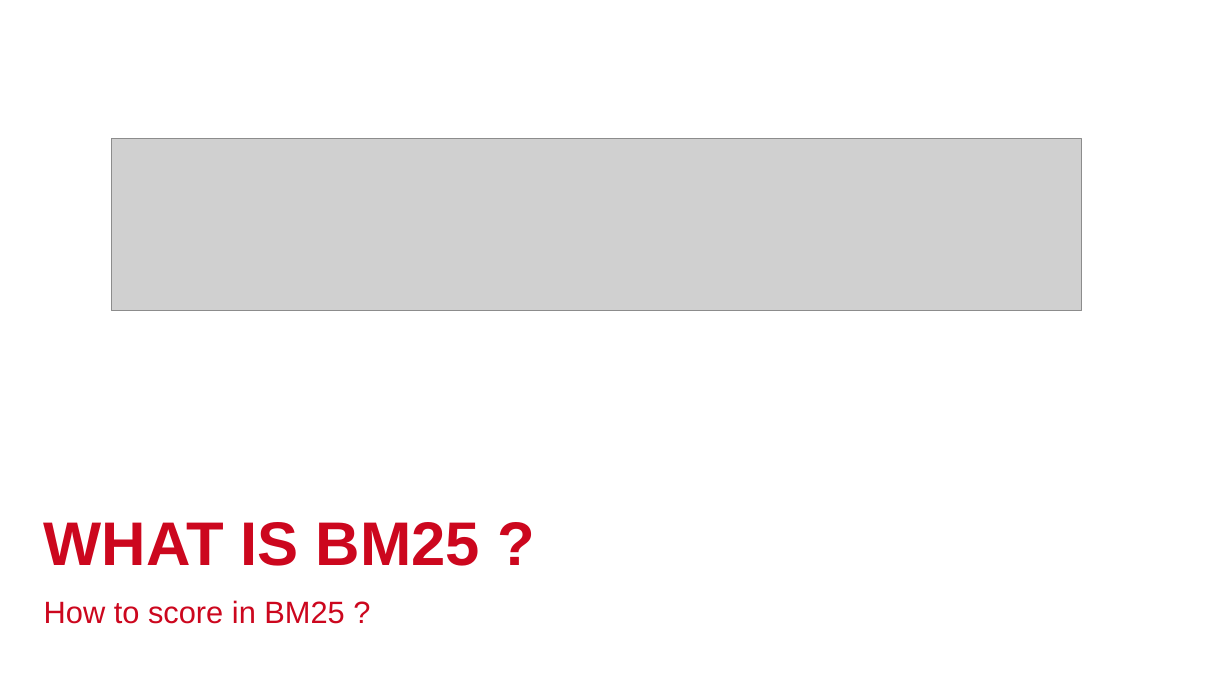
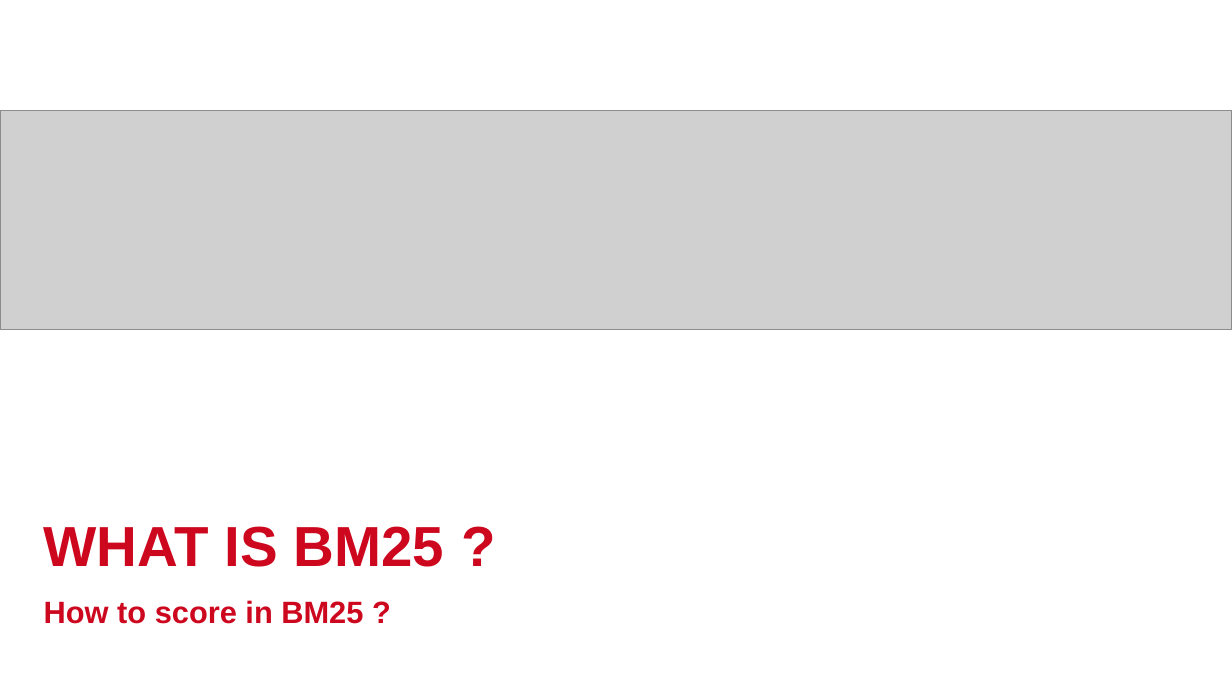
Before and after one commit to GiaHuy25/YPP4_Document, a slide deck: slide 29 of GoogleDriveScriptData/GiaHuy_Presentation_GoogleDrive.pptx (slide 33 before the commit). Drawn at 1232x693 pixels with LibreOffice and Linux fonts; fonts in the diff are those of the drawing; grey boxes stand for pictures; background and template pictures are left out. Boxes give left, top, right and bottom in pixels: in the first picture for what was removed or moved away, otherwise in the second. Text is boxed around its words. In the diff, an @@ line names an element or a change of style, - is before the commit and + after.

```diff
--- a/GoogleDriveScriptData/GiaHuy_Presentation_GoogleDrive.pptx
+++ b/GoogleDriveScriptData/GiaHuy_Presentation_GoogleDrive.pptx
@@ picture: place and size @@
-picture at <box>111,139,1081,311</box>
+picture at <box>0,111,1232,329</box>
@@ title "WHAT IS BM25 ?" at <box>44,526,444,567</box>: size 48 to 44 pt @@
@@ subtitle "How to score in BM25 ..." at <box>44,600,363,624</box>: bold on @@
```
Also in this commit, not shown: 14 other slides changed, 9 slides added, 16 slides removed, 4 other files.
